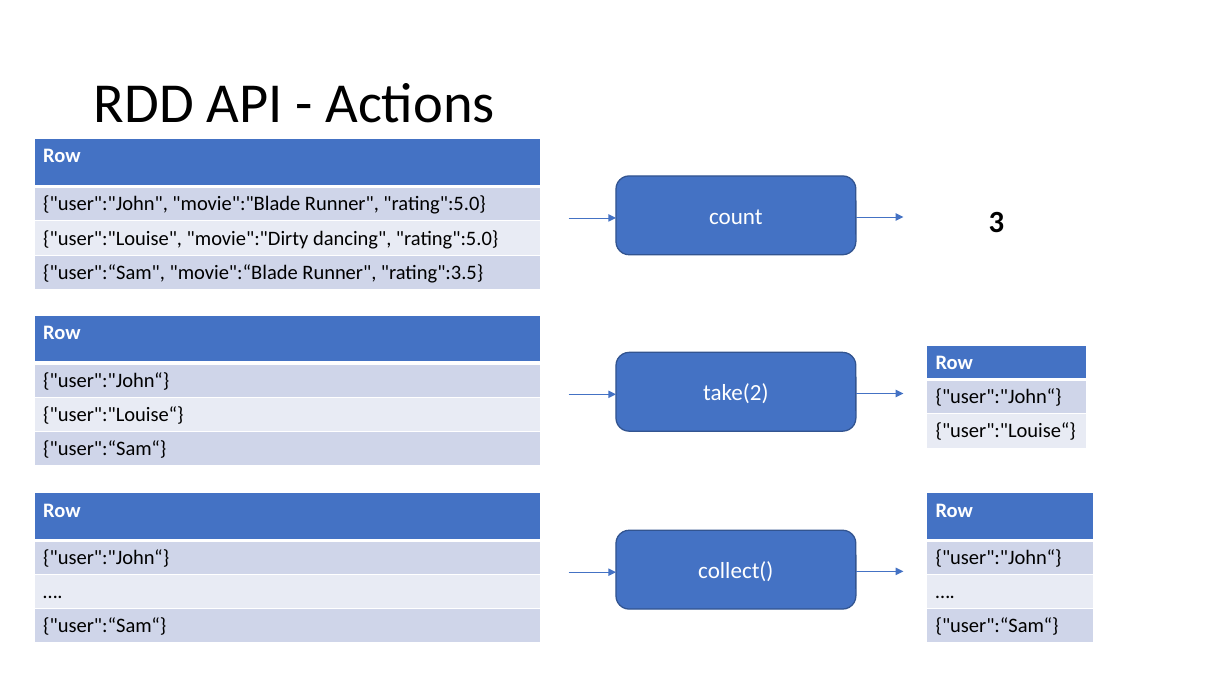
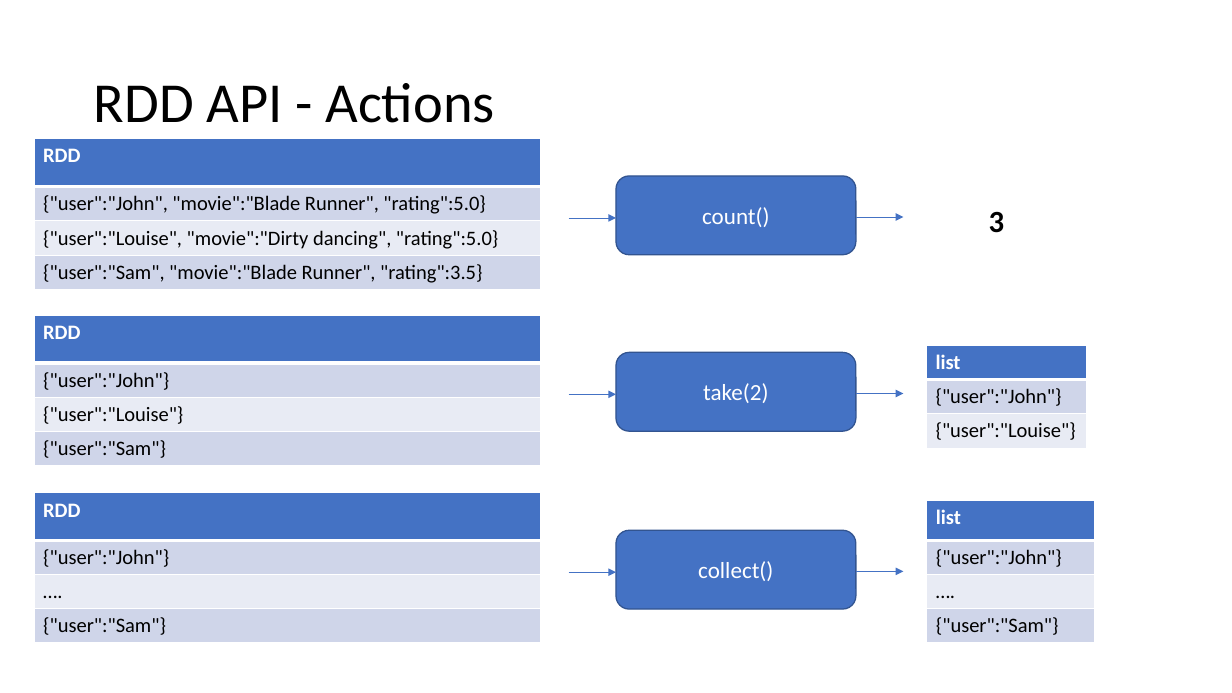
Before and after one commit to criteo-research/master-iasd, a slide deck: slide 8 of module4/td1/td1-spark-rdd.pptx. Drawn at 1232x693 pixels with LibreOffice and Linux fonts; fonts in the diff are those of the drawing. Boxes give left, top, right and bottom in pixels: in the first picture for what was removed or moved away, otherwise in the second. Text is boxed around its words. In the diff, an @@ line names an element or a change of style, - is before the commit and + after.

```diff
--- a/module4/td1/td1-spark-rdd.pptx
+++ b/module4/td1/td1-spark-rdd.pptx
@@ table at box(34, 139, 542, 288) @@
-row 1, column 1: Row
+row 1, column 1: RDD
@@ row 4, column 1: "{"user":“Sam", "movie":“Blade Runner", "rating":3.5}" to "{"user":"Sam", "movie":"Blade Runner", "rating":3.5}" @@
@@ text in rounded rectangle at box(702, 207, 769, 227): text changed @@
-count
+count()
@@ table at box(34, 315, 542, 465) @@
-row 1, column 1: Row
+row 1, column 1: RDD
@@ row 2, column 1: "{"user":"John“}" to "{"user":"John"}" @@
@@ row 3, column 1: "{"user":"Louise“}" to "{"user":"Louise"}" @@
@@ row 4, column 1: "{"user":“Sam“}" to "{"user":"Sam"}" @@
@@ table at box(927, 345, 1088, 446) @@
-row 1, column 1: Row
+row 1, column 1: list
@@ row 2, column 1: "{"user":"John“}" to "{"user":"John"}" @@
@@ row 3, column 1: "{"user":"Louise“}" to "{"user":"Louise"}" @@
@@ table at box(34, 493, 542, 642) @@
-row 1, column 1: Row
+row 1, column 1: RDD
@@ row 2, column 1: "{"user":"John“}" to "{"user":"John"}" @@
@@ row 4, column 1: "{"user":“Sam“}" to "{"user":"Sam"}" @@
@@ table at box(927, 500, 1094, 642) @@
-row 1, column 1: Row
+row 1, column 1: list
@@ row 2, column 1: "{"user":"John“}" to "{"user":"John"}" @@
@@ row 4, column 1: "{"user":“Sam“}" to "{"user":"Sam"}" @@
@@ table: place and size @@
-table at box(927, 493, 1094, 642)
+table at box(927, 500, 1094, 642)
```
Also in this commit, not shown: 5 other slides changed, 1 other file.
